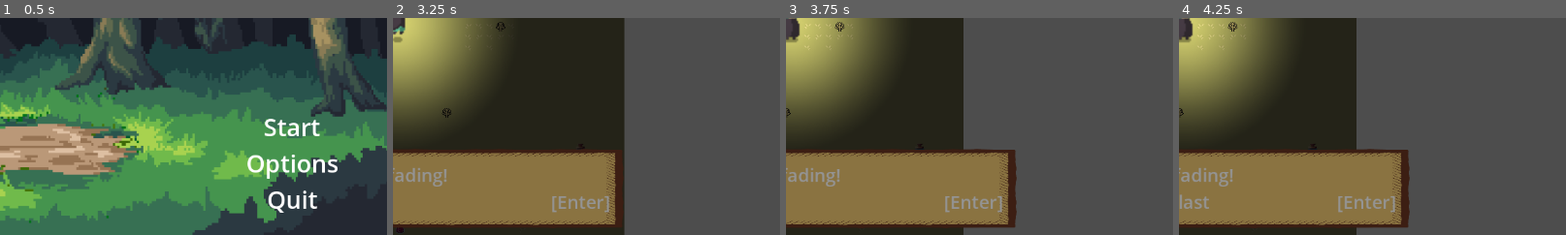
Above: before the commit, frames 1-4 (left to right).
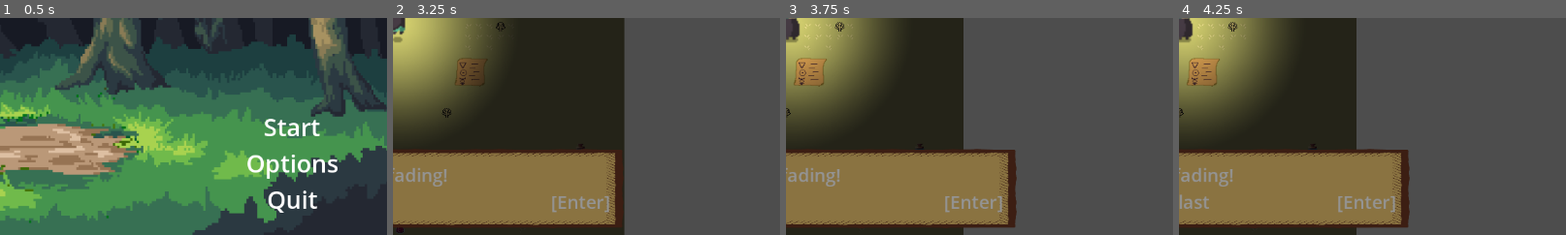
Above: after the commit, the same moments.

Repository: AnthonyDrow21/PSGameJam2024-2
Game: Godot game, scene res://Menus/MainMenu.tscn
Same seed, same stepped clock (60 frames per second), same inputs: the game is played once before the commit and once after it. Sound files missing from this copy of the repository are replaced by a short silence.
Inputs (mouse positions are % of the whole screen's width and height, from its top left):
- Up to frame 1 (0.5 s): no input
- Up to frame 2 (3.25 s): click "Start" at 0.5 s; tap Enter (ui_accept) at 1.25, 1.52 s; move the mouse to (72, 45) at 1.27 s; hold Right (ui_right) 1.28-2 s; click (72, 45) at 1.42 s; drag from (30, 55) to (0, 33) at 2.02 s; move the mouse to (60, 28) at 2.77 s; hold Right (ui_right) from 2.78 s (still down)
- Up to frame 3 (3.75 s): release Right (ui_right) at 3.5 s; drag from (45, 70) to (20, 35) at 3.52 s
- Up to frame 4 (4.25 s): no input
The pictures show only the part of the screen within x 49-99%, y 50-100%; the shares and areas given below are measured in that part.

Frame 1 is identical in both runs. In frame 2, 0.1% of the frame differs, in the area x 16-23%, y 18-31%; in frame 3, 0.8%, in the area x 2-11%, y 18-32%; in frame 4, 0.8%.

Commit message:
Add Aqua Regia hint to game
Added Aqua Regia hint to game. Notice if you pick up the journal, the page will say it is missing. Then go and pick up the page, and it will be unlocked in the journal.

Diff:
--- a/Elements/ItemDrop.tscn
+++ b/Elements/ItemDrop.tscn
@@ -1,10 +1,11 @@
-[gd_scene load_steps=55 format=3 uid="uid://qs724ar8c0wb"]
+[gd_scene load_steps=56 format=3 uid="uid://qs724ar8c0wb"]
 
 [ext_resource type="Script" path="res://Elements/ItemDrop.gd" id="1_rps8g"]
 [ext_resource type="Texture2D" uid="uid://couw2cxhrviu6" path="res://Assets/Items/Potions/Large Jar - TURQUOISE - Spritesheet.png" id="2_570ab"]
 [ext_resource type="Texture2D" uid="uid://mg4mtogglcmy" path="res://Assets/Items/Potions/Classic Jar - BLACK - Spritesheet.png" id="3_nbxx7"]
 [ext_resource type="AudioStream" uid="uid://b3gxlcti7jgb4" path="res://Assets/Sounds/Bubble3.wav" id="4_2sdmu"]
 [ext_resource type="Texture2D" uid="uid://5fmho4f37kcc" path="res://Assets/Items/Potions/Small Vial - PINK - Spritesheet.png" id="4_33a81"]
+[ext_resource type="Texture2D" uid="uid://bqadeogait41s" path="res://Assets/Items/Clues/AquaRegiaHintImage.png" id="5_i1ao1"]
 [ext_resource type="Texture2D" uid="uid://btcb2kfphwrre" path="res://Assets/Items/journal.png" id="5_y2h4r"]
 
 [sub_resource type="AtlasTexture" id="AtlasTexture_jv5fj"]
@@ -344,6 +345,14 @@
 }],
 "loop": true,
 "name": &"anim_pink_potion",
+"speed": 5.0
+}, {
+"frames": [{
+"duration": 1.0,
+"texture": ExtResource("5_i1ao1")
+}],
+"loop": true,
+"name": &"aqua_regia",
 "speed": 5.0
 }, {
 "frames": [{
--- /dev/null
+++ b/Elements/JournalPageItemDrop.gd
@@ -0,0 +1,12 @@
+extends ItemDrop
+
+@export var journal_page_idx = 4
+signal journal_page_picked_up(page_idx)
+
+func _ready():
+	_initialized = true # avoid trying to initialize yet
+	super()
+
+func _pick_up_item(body):
+	emit_signal("journal_page_picked_up", journal_page_idx)
+	super(body)
--- a/Globals/ItemDatabase.gd
+++ b/Globals/ItemDatabase.gd
@@ -20,6 +20,7 @@
 	"pink_potion" : ItemDefClass.instantiate().with_data("pink_potion", "Pink Potion", "A mystical pink potion", "anim_pink_potion", POTION_SOUND, "res://Assets/Items/Potions/Small Vial - PINK.png"),
 	"black_potion" : ItemDefClass.instantiate().with_data("black_potion", "Black Potion", "A mystical black potion", "anim_black_potion", POTION_SOUND, "res://Assets/Items/Potions/Classic Jar - BLACK.png"),
 	"green_potion" : ItemDefClass.instantiate().with_data("green_potion", "Green Potion", "A mystical green potion", "anim_green_potion", POTION_SOUND, "res://Assets/Items/Potions/Large Jar - TURQUOISE.png"),
-	"journal": ItemDefClass.instantiate().with_data("journal", "Old Journal", "A journal with alchemical recipes...this could be useful", "journal", "res://Assets/Sounds/JournalPickup.ogg", "res://Assets/Items/Journal.png")
+	"journal": ItemDefClass.instantiate().with_data("journal", "Old Journal", "A journal with alchemical recipes...this could be useful", "journal", "res://Assets/Sounds/JournalPickup.ogg", "res://Assets/Items/Journal.png"),
+	"journalpage_aquaregia": ItemDefClass.instantiate().with_data("journalpage_aquaregia", "Aqua Regia", "A recipe for aqua regia", "aqua_regia", "res://Assets/Sounds/JournalPageTurn.wav", "res://Assets/Items/Clues/AquaRegiaHintImage.png")
 	# Put more items here!
 	}
--- a/Globals/PlayerInventory.gd
+++ b/Globals/PlayerInventory.gd
@@ -2,6 +2,8 @@
 # NOTE: THIS WILL NOT SCALE WELL. lol. Iterating linearly. If we have oodles
 #       of items, we should use a better data structure here.
 extends Node
+
+signal picked_up_journal_page(pagename)
 
 # THIS MUST MATCH NUMBER OF SLOTS IN INVENTORYMENU GRID CONTAINER
 const NUM_INVENTORY_SLOTS = 16
@@ -36,6 +38,13 @@
 		inventory.erase(idx)
 
 func add_item(item_id, quantity):
+	# Journal pages don't go into the 'inventory', they go into the journal
+	# TODO: this is funky- we should really have the logic somewhere else like in a dediated scene
+#       for the journal pages, but this works for now... just not extendable.
+	if "journalpage" in item_id:
+		emit_signal("picked_up_journal_page", item_id)
+		return
+
 	# try to find item_id in the inventory already
 	for item in inventory:
 		if inventory[item][0] == item_id:
--- a/Menus/Journal/JournalMenu.gd
+++ b/Menus/Journal/JournalMenu.gd
@@ -23,9 +23,25 @@
 	_update_journal(_left_page_idx)
 
 
+func on_journal_page_picked_up(pagename_item_id):
+	# ItemDef id -> page index mapping
+	if pagename_item_id == "journalpage_aquaregia":
+		unlock_page(4)
+	else:
+		print("ERROR: Unkown journal page'", pagename_item_id, "' picked up")
+		return
+
 func unlock_page(page_idx):
 	assert(page_idx >= 0 and page_idx <= _pages.size())
-	_pages[page_idx][IS_UNLOCKED_IDX] = false
+	_pages[page_idx][IS_UNLOCKED_IDX] = true
+
+	if page_idx % 2 == 0:
+		_left_page_idx = page_idx
+	else:
+		_left_page_idx = page_idx - 1
+
+	_update_journal(_left_page_idx)
+	print("unlocked journal page ", page_idx)
 
 
 func _on_exit_button_pressed():
--- a/Player.gd
+++ b/Player.gd
@@ -13,7 +13,6 @@
 var gravity = ProjectSettings.get_setting("physics/2d/default_gravity")
 var animations = {IDLE: "idle", RUNNING: "running", CHARGE: "charge", DAMAGE: "damage"}
 var current_animation = IDLE;
-
 
 func player_pickup_item():
 	# Pick up an item
--- a/World.gd
+++ b/World.gd
@@ -49,6 +49,8 @@
 	for zone in get_tree().get_nodes_in_group("SpawnZones"):
 		zone._initialize()
 
+	PlayerInventory.picked_up_journal_page.connect(JOURNAL_MENU.on_journal_page_picked_up)
+
 # Called every frame. 'delta' is the elapsed time since the previous frame.
 func _process(delta):
 	pass
--- a/World.tscn
+++ b/World.tscn
@@ -89,3 +89,7 @@
 [node name="Sheep" parent="." instance=ExtResource("6_8a57w")]
 position = Vector2(166, 367)
 scale = Vector2(2.775, 2.775)
+
+[node name="AquaRegiaPage" parent="." instance=ExtResource("7_4rhov")]
+position = Vector2(923, 334)
+id = "journalpage_aquaregia"
